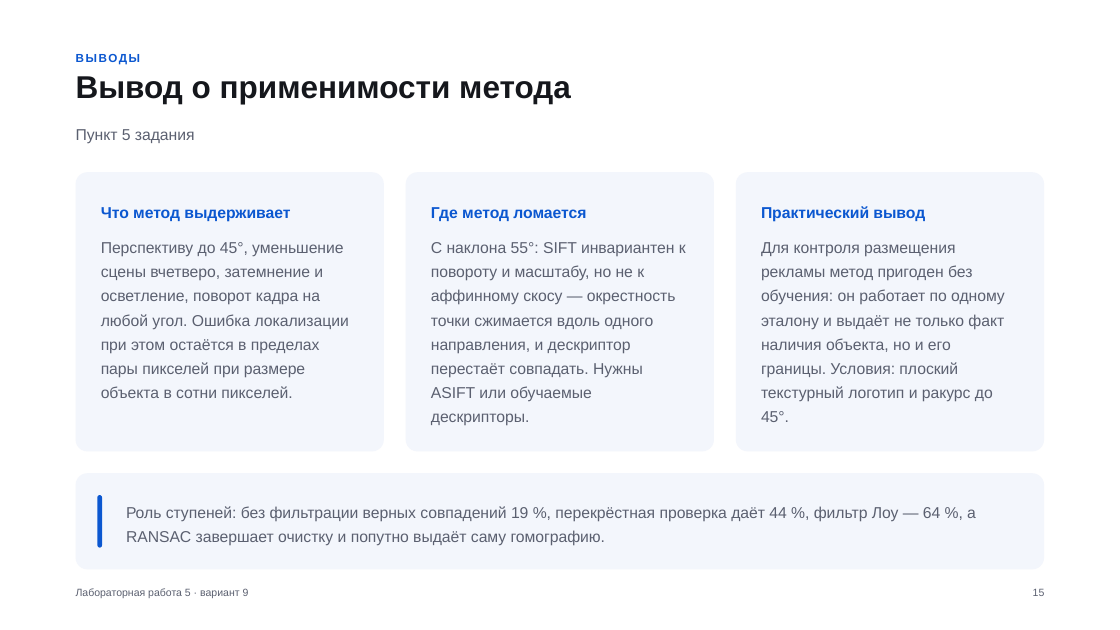
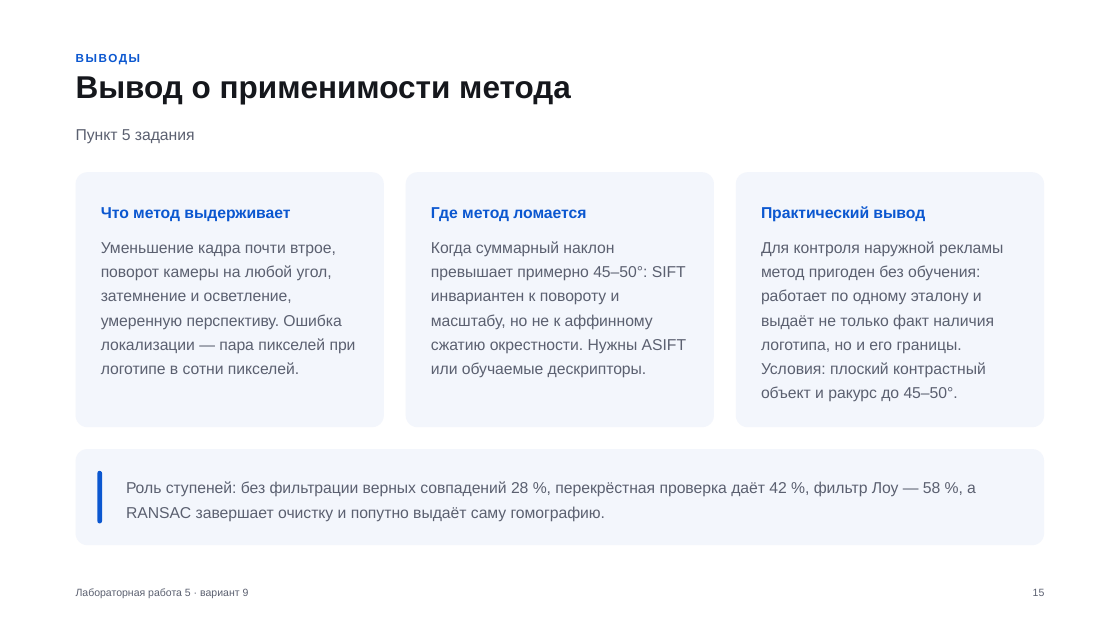
Before and after one commit to stepanshepilov/TSU_CV, a slide deck: slide 15 of lab5/Лабораторная_5_вариант_9.pptx. Drawn at 1120x630 pixels with LibreOffice and Linux fonts; fonts in the diff are those of the drawing. Boxes give left, top, right and bottom in pixels: in the first picture for what was removed or moved away, otherwise in the second. Text is boxed around its words. In the diff, an @@ line names an element or a change of style, - is before the commit and + after.

```diff
--- a/lab5/Лабораторная_5_вариант_9.pptx
+++ b/lab5/Лабораторная_5_вариант_9.pptx
@@ rounded rectangle: place and size @@
-rounded rectangle at (76, 172, 384, 451)
+rounded rectangle at (76, 172, 384, 428)
@@ rounded rectangle: place and size @@
-rounded rectangle at (406, 172, 714, 451)
+rounded rectangle at (406, 172, 714, 428)
@@ proportions changed in 3 elements at (76, 172, 384, 428), (406, 172, 714, 428), (736, 172, 1044, 428) @@
@@ rounded rectangle: place and size @@
-rounded rectangle at (736, 172, 1044, 451)
+rounded rectangle at (736, 172, 1044, 428)
@@ text at (101, 242, 356, 374): text changed @@
-Перспективу до 45°, уменьшение сцены вчетверо, затемнение и осветление, поворот кадра на любой угол. Ошибка локализации при этом остаётся в пределах пары пикселей при размере объекта в сотни пикселей.
+Уменьшение кадра почти втрое, поворот камеры на любой угол, затемнение и осветление, умеренную перспективу. Ошибка локализации — пара пикселей при логотипе в сотни пикселей.
@@ text at (431, 241, 686, 378): text changed @@
-С наклона 55°: SIFT инвариантен к повороту и масштабу, но не к аффинному скосу — окрестность точки сжимается вдоль одного направления, и дескриптор перестаёт совпадать. Нужны ASIFT или обучаемые дескрипторы.
+Когда суммарный наклон превышает примерно 45–50°: SIFT инвариантен к повороту и масштабу, но не к аффинному сжатию окрестности. Нужны ASIFT или обучаемые дескрипторы.
@@ text at (761, 241, 1003, 401): text changed @@
-Для контроля размещения рекламы метод пригоден без обучения: он работает по одному эталону и выдаёт не только факт наличия объекта, но и его границы. Условия: плоский текстурный логотип и ракурс до 45°.
+Для контроля наружной рекламы метод пригоден без обучения: работает по одному эталону и выдаёт не только факт наличия логотипа, но и его границы. Условия: плоский контрастный объект и ракурс до 45–50°.
@@ rounded rectangle: place and size @@
-rounded rectangle at (76, 473, 1044, 570)
+rounded rectangle at (76, 450, 1044, 546)
@@ rounded rectangle: place and size @@
-rounded rectangle at (97, 495, 103, 547)
+rounded rectangle at (97, 471, 103, 523)
@@ text at (126, 481, 976, 522): text changed @@
-Роль ступеней: без фильтрации верных совпадений 19 %, перекрёстная проверка даёт 44 %, фильтр Лоу — 64 %, а RANSAC завершает очистку и попутно выдаёт саму гомографию.
+Роль ступеней: без фильтрации верных совпадений 28 %, перекрёстная проверка даёт 42 %, фильтр Лоу — 58 %, а RANSAC завершает очистку и попутно выдаёт саму гомографию.
```
Also in this commit, not shown: 13 other slides changed, 2 slides added, 2 slides removed, 28 other files.
